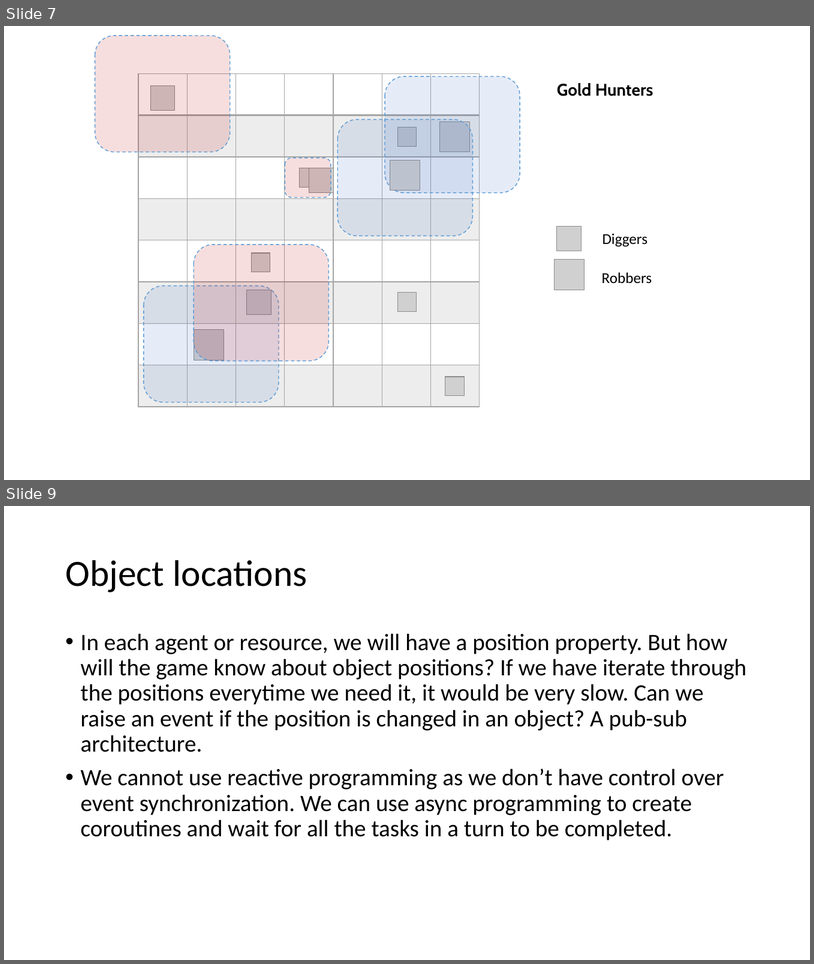
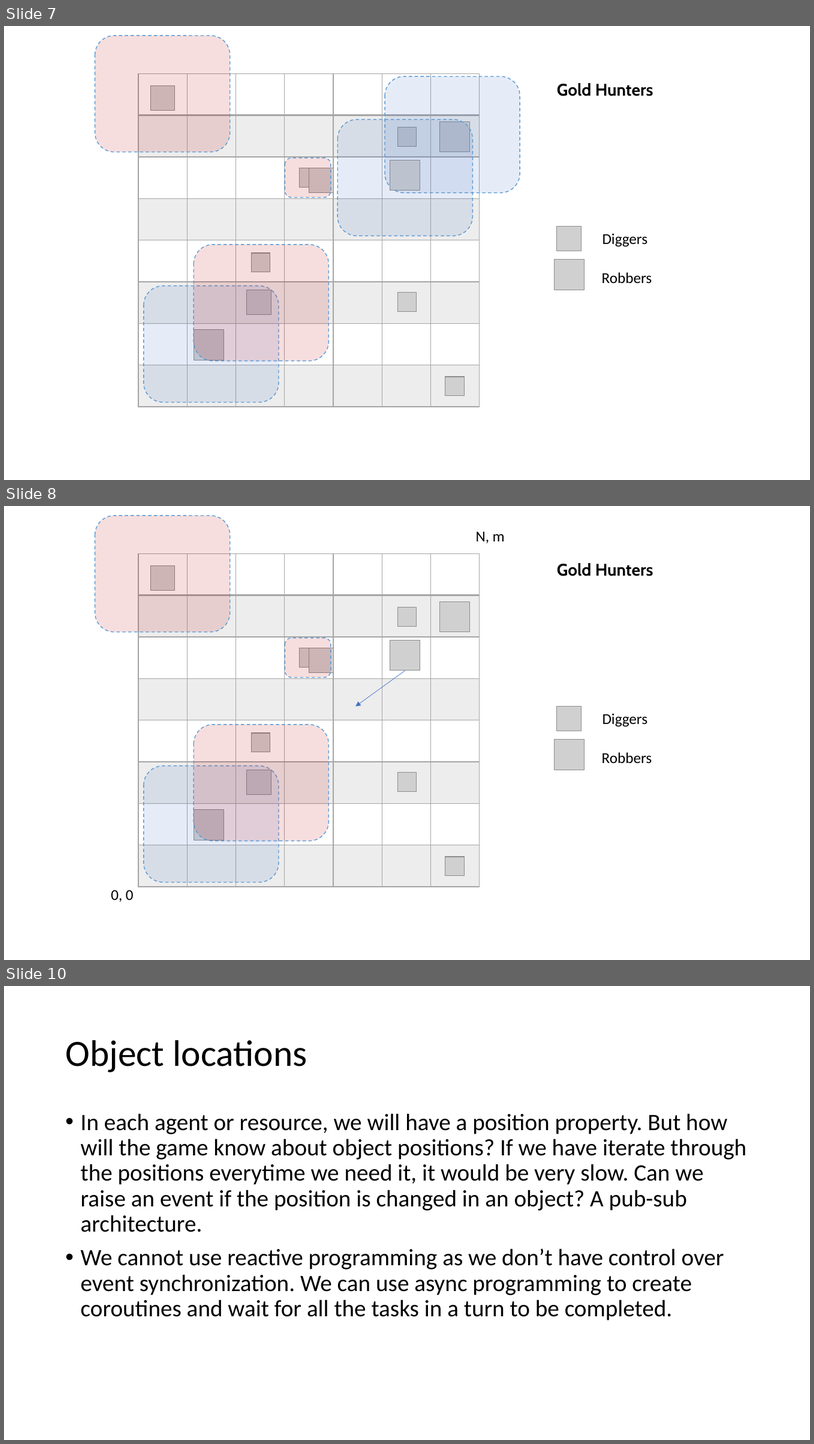
Before and after one commit to adhocmaster/Evolutionary-World-Simulator, a slide deck: docs/Architecture.pptx. Shown one above the other, each under a label of ours: slides 7 and 9 before the commit, slides 7, 8 and 10 after it; the slides between them are not shown. The pictures are 814x964 and 814x1444 pixels, drawn with LibreOffice and Linux fonts; fonts in the diff are those of the drawing; grey boxes stand for pictures. Boxes give left, top, right and bottom in pixels: in the first picture for what was removed or moved away, otherwise in the second. Text is boxed around its words. In the diff, an @@ line names an element or a change of style, - is before the commit and + after.

```diff
--- a/docs/Architecture.pptx
+++ b/docs/Architecture.pptx
@@ slide 8 added at <box>4,506,810,960</box>, background #FFFFFF @@
@@ rounded rectangle added at <box>95,516,230,632</box>, fill #C00000 at 13% opacity, outline #5B9BD5 1 pt dashed @@
@@ text added at <box>476,531,505,543</box>, 18 pt, text #000000 @@
+N, m
@@ table added at <box>138,554,482,886</box>, 8 rows, 7 columns @@
+ |  |  |  |  |  | 
+ |  |  |  |  |  | 
+ |  |  |  |  |  | 
+ |  |  |  |  |  | 
+ |  |  |  |  |  | 
+ |  |  |  |  |  | 
+ |  |  |  |  |  | 
+ |  |  |  |  |  | 
@@ picture added at <box>150,566,175,591</box> @@
@@ text added at <box>557,563,654,576</box>, 20 pt, text #000000, bold @@
+Gold Hunters
@@ picture added at <box>398,607,417,626</box> @@
@@ picture added at <box>440,601,470,632</box> @@
@@ rounded rectangle added at <box>285,638,331,677</box>, fill #C00000 at 13% opacity, outline #5B9BD5 1 pt dashed @@
@@ picture added at <box>300,648,318,667</box> @@
@@ picture added at <box>309,648,333,673</box> @@
@@ picture added at <box>390,640,420,670</box> @@
@@ arrow added from (405, 670) to (356, 706), #4472C4 0.5 pt @@
@@ picture added at <box>558,706,582,731</box> @@
@@ text added at <box>603,713,648,727</box>, 18 pt, text #000000 @@
+Diggers
@@ rounded rectangle added at <box>194,724,329,841</box>, fill #C00000 at 13% opacity, outline #5B9BD5 1 pt dashed @@
@@ picture added at <box>251,733,270,751</box> @@
@@ picture added at <box>555,739,585,770</box> @@
@@ text added at <box>602,752,653,763</box>, 18 pt, text #000000 @@
+Robbers
@@ rounded rectangle added at <box>144,766,279,882</box>, fill #4472C4 at 13% opacity, outline #5B9BD5 1 pt dashed @@
@@ picture added at <box>246,770,272,795</box> @@
@@ picture added at <box>398,772,417,791</box> @@
@@ picture added at <box>194,810,224,840</box> @@
@@ picture added at <box>446,856,464,875</box> @@
@@ text added at <box>111,889,134,901</box>, 18 pt, text #000000 @@
+0, 0
@@ what was slide 9 is now slide 10 @@
```
Also in this commit, not shown: 9 other files.
